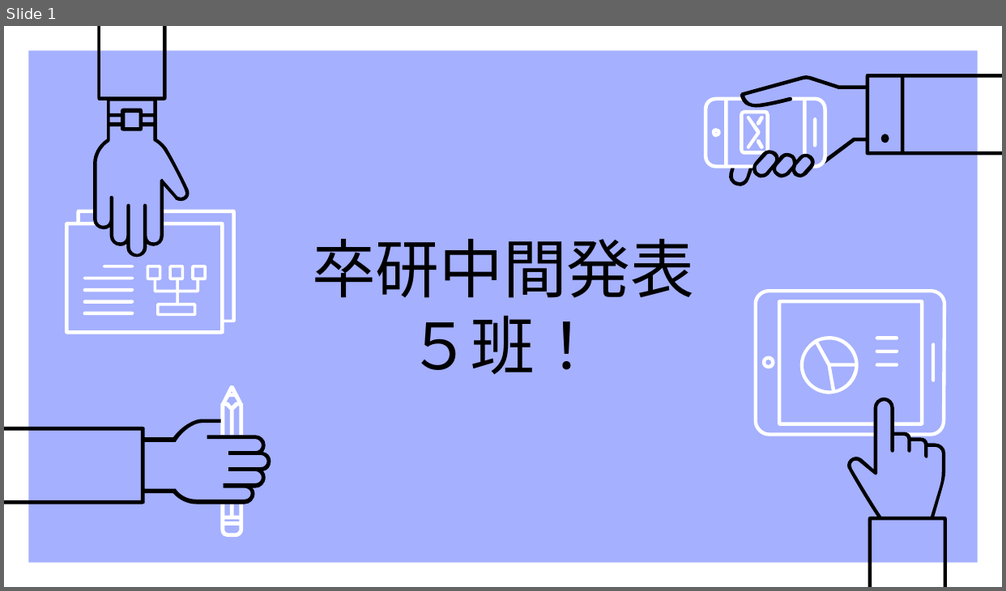
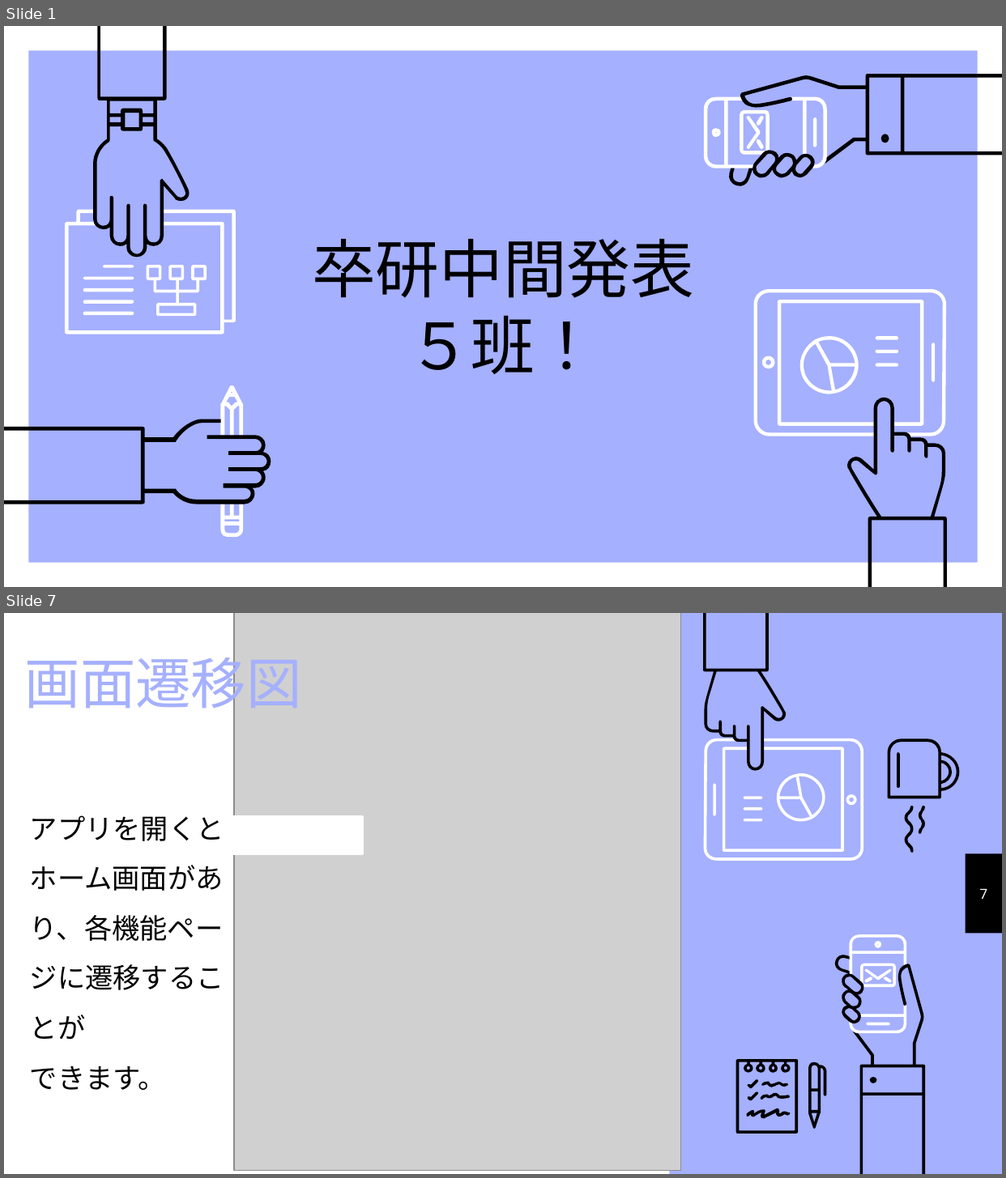
Before and after one commit to yusuke29/GR, a slide deck: 中間発表パワポ.pptx. Shown one above the other, each under a label of ours: slide 1 before the commit, slides 1 and 7 after it; the slides between them are not shown. The pictures are 1006x591 and 1006x1178 pixels, drawn with LibreOffice and Linux fonts; fonts in the diff are those of the drawing; grey boxes stand for pictures. Boxes give left, top, right and bottom in pixels: in the first picture for what was removed or moved away, otherwise in the second. Text is boxed around its words. In the diff, an @@ line names an element or a change of style, - is before the commit and + after.

```diff
--- a/中間発表パワポ.pptx
+++ b/中間発表パワポ.pptx
@@ slide 7 added at [4, 613, 1002, 1174], background #A5B0FE @@
@@ rectangle added at [4, 613, 670, 1174], fill #FFFFFF @@
@@ picture added at [235, 613, 682, 1171] @@
@@ group added at [704, 613, 959, 862]: 13 freeform shapes @@
@@ text added at [25, 647, 302, 717], 40 pt, text #A5B0FE @@
+画面遷移図
@@ text added at [30, 815, 224, 1090], 20 pt, text #000000 @@
+アプリを開くと
+ホーム画面があり、各機能ページに遷移することが
+できます。
@@ rectangle added at [228, 816, 362, 854], fill #FFFFFF, outline #FFFFFF 2 pt @@
@@ rectangle added at [965, 854, 1002, 935], fill #000000 @@
@@ page number added at [980, 888, 988, 899], 10 pt, text #FFFFFF @@
+7
@@ group added at [736, 935, 925, 1174]: 18 freeform shapes @@
```
Also in this commit, not shown: 10 slides changed, 10 other slides added, 2 slides removed.
